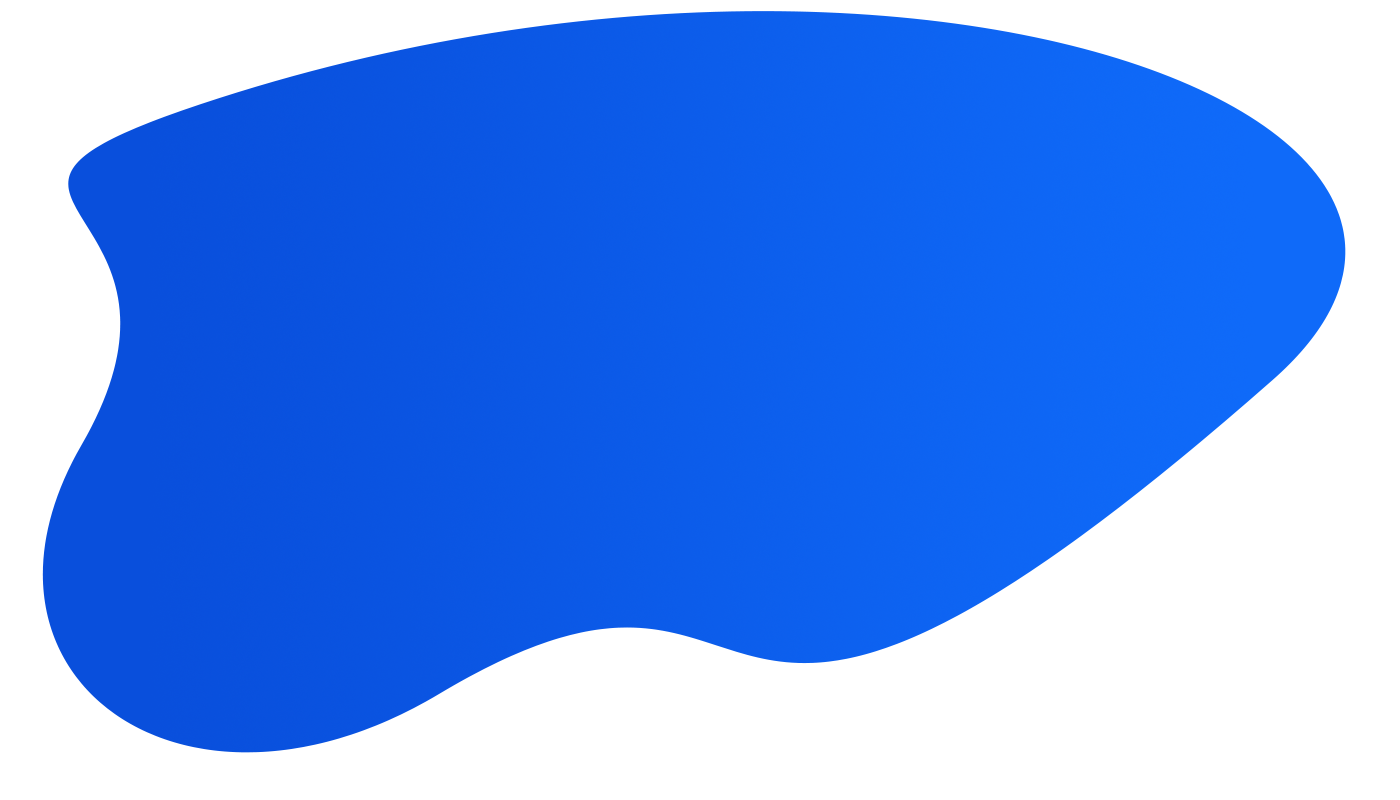
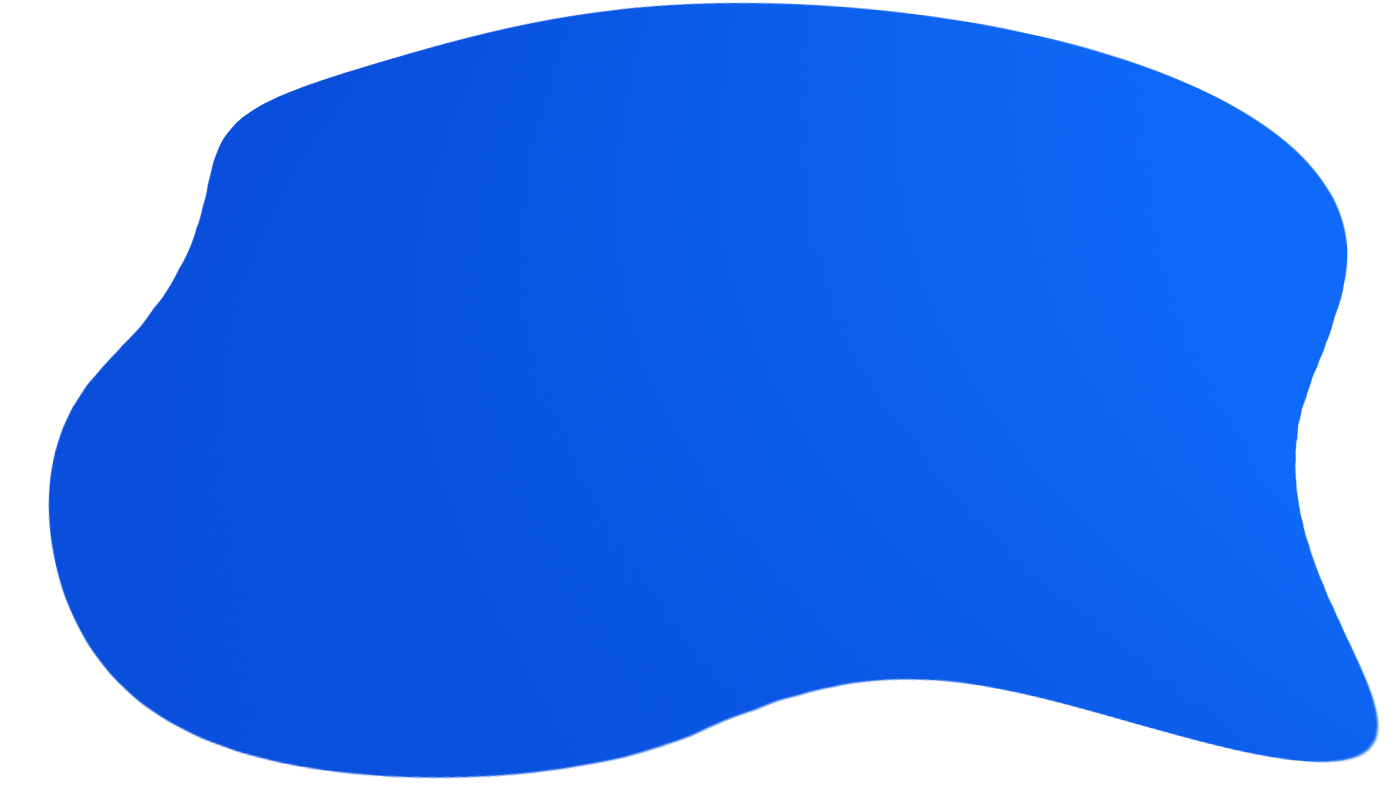
Comparing the layer stacks of the two 1400×800 images. Changes:
painted on "Layer 1" over [42, 2, 1381, 780]
